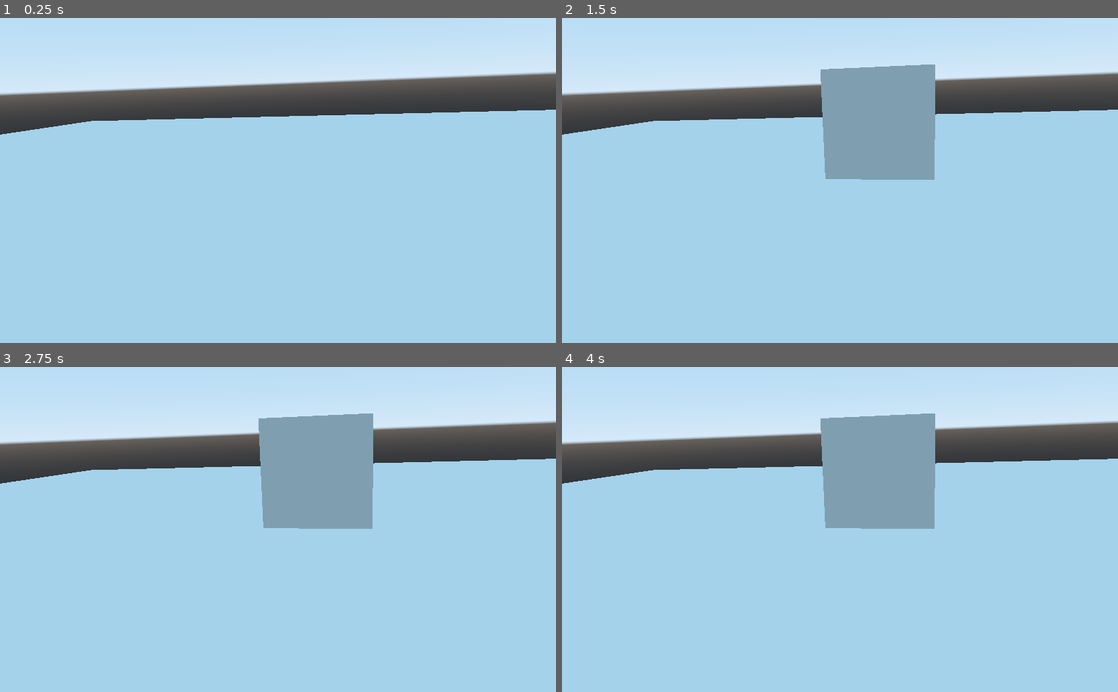
Above: before the commit, frames 1-4 (two rows, left to right).
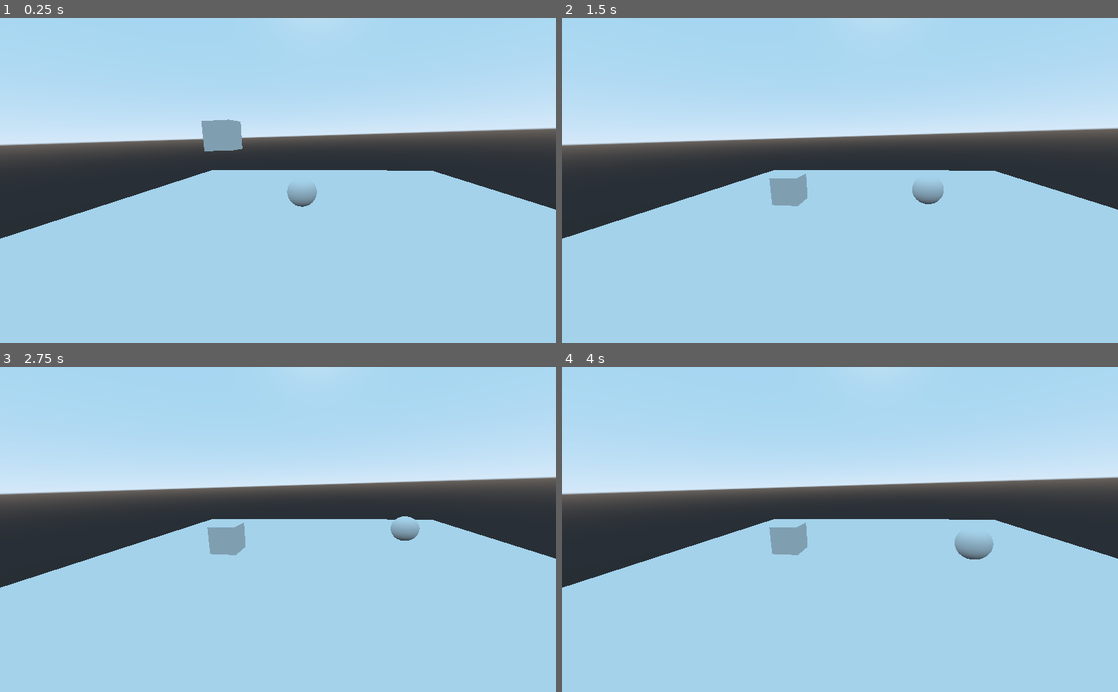
Above: after the commit, the same moments.

Repository: Buglik/PiPG-Game-2
Game: Godot game, scene res://Level.tscn
Same seed, same stepped clock (60 frames per second), same inputs: the game is played once before the commit and once after it. The project has no main scene, so this scene is started directly.
Inputs:
- Up to frame 1 (0.25 s): no input
- Up to frame 2 (1.5 s): hold Right (ui_right) 0.53-1.28 s; hold Down (ui_down) from 1.28 s (still down)
- Up to frame 3 (2.75 s): release Down (ui_down) at 2.03 s; hold Right (ui_right) from 2.03 s (still down)
- Up to frame 4 (4 s): release Right (ui_right) at 2.78 s; hold Up (ui_up) 2.78-3.53 s; hold Left (ui_left) from 3.53 s (still down)

The runs differ from the first frame. In frame 1, 44% of the frame differs, in the area x 0-100%, y 4-68%; in frame 2, 45%; in frame 3, 45%; in frame 4, 45%.

Commit message:
moving character added

Diff:
--- a/Level.tscn
+++ b/Level.tscn
@@ -1,4 +1,7 @@
-[gd_scene load_steps=5 format=2]
+[gd_scene load_steps=7 format=2]
+
+[ext_resource path="res://assets/Character.tscn" type="PackedScene" id=1]
+[ext_resource path="res://scripts/Character.gd" type="Script" id=2]
 
 [sub_resource type="BoxShape" id=1]
 
@@ -13,18 +16,15 @@
 [node name="Level" type="Spatial"]
 
 [node name="Box" type="RigidBody" parent="."]
-transform = Transform( 1, 0, 0, 0, 1, 0, 0, 0, 1, 0, 6.02844, 0 )
+transform = Transform( 1, 0, 0, 0, 1, 0, 0, 0, 1, -5.63424, 6.16021, -0.39234 )
 
 [node name="CollisionShape" type="CollisionShape" parent="Box"]
+transform = Transform( 1, 0, 0, 0, 1, 0, 0, 0, 1, 0.0452404, -4.76837e-07, 0.0524082 )
 shape = SubResource( 1 )
 
 [node name="MeshInstance" type="MeshInstance" parent="Box"]
 mesh = SubResource( 2 )
 material/0 = null
-
-[node name="Camera" type="Camera" parent="."]
-transform = Transform( 0.981135, -0.00352338, 0.193292, -0.0379453, 0.976876, 0.210415, -0.189563, -0.21378, 0.958313, 0.898593, 2.74274, 9.03331 )
-fov = 39.6722
 
 [node name="Floor" type="StaticBody" parent="."]
 
@@ -34,3 +34,11 @@
 [node name="MeshInstance" type="MeshInstance" parent="Floor"]
 mesh = SubResource( 4 )
 material/0 = null
+
+[node name="Camera" type="Camera" parent="."]
+transform = Transform( 0.97999, -0.0135319, 0.198584, -0.0295045, 0.976789, 0.212161, -0.196846, -0.213775, 0.956845, 1.13689, 5.7457, 13.3962 )
+fov = 77.5689
+
+[node name="Character" parent="." instance=ExtResource( 1 )]
+transform = Transform( 1, 0, 0, 0, 1, 0, 0, 0, 1, 0, 2, 0 )
+script = ExtResource( 2 )
--- /dev/null
+++ b/assets/Character.tscn
@@ -0,0 +1,14 @@
+[gd_scene load_steps=3 format=2]
+
+[sub_resource type="BoxShape" id=1]
+
+[sub_resource type="SphereMesh" id=2]
+
+[node name="Character" type="KinematicBody"]
+
+[node name="CollisionShape" type="CollisionShape" parent="."]
+shape = SubResource( 1 )
+
+[node name="MeshInstance" type="MeshInstance" parent="."]
+mesh = SubResource( 2 )
+material/0 = null
--- /dev/null
+++ b/scripts/Character.gd
@@ -0,0 +1,32 @@
+extends KinematicBody
+
+var velocity = Vector3()
+const SPEED = 5
+
+func _ready():
+	pass
+
+func _physics_process(delta):
+
+	if Input.is_action_pressed("ui_right") and Input.is_action_pressed("ui_left"):
+		velocity.x = 0
+	else:
+		if Input.is_action_pressed("ui_right"):
+			velocity.x = SPEED
+		elif Input.is_action_pressed("ui_left"):
+			velocity.x = -SPEED
+		else:
+			velocity.x = lerp(velocity.x,0,0.1)
+
+	if Input.is_action_pressed("ui_up") and Input.is_action_pressed("ui_down"):
+		velocity.z = 0
+	else:
+		if Input.is_action_pressed("ui_up"):
+			velocity.z = SPEED
+		elif Input.is_action_pressed("ui_down"):
+			velocity.z = -SPEED
+		else:
+			velocity.z = lerp(velocity.z,0,0.1)
+
+
+	move_and_slide(velocity)
